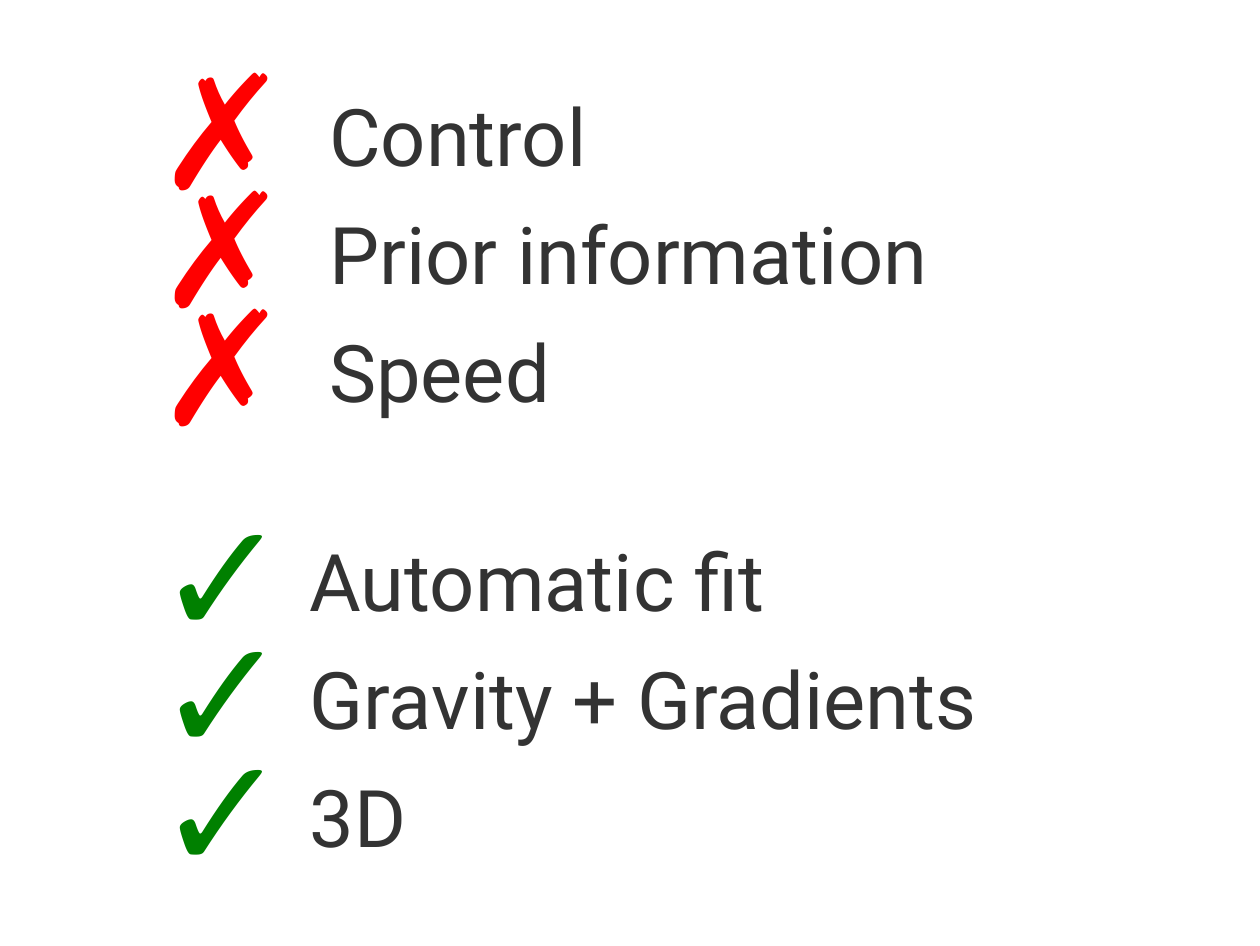
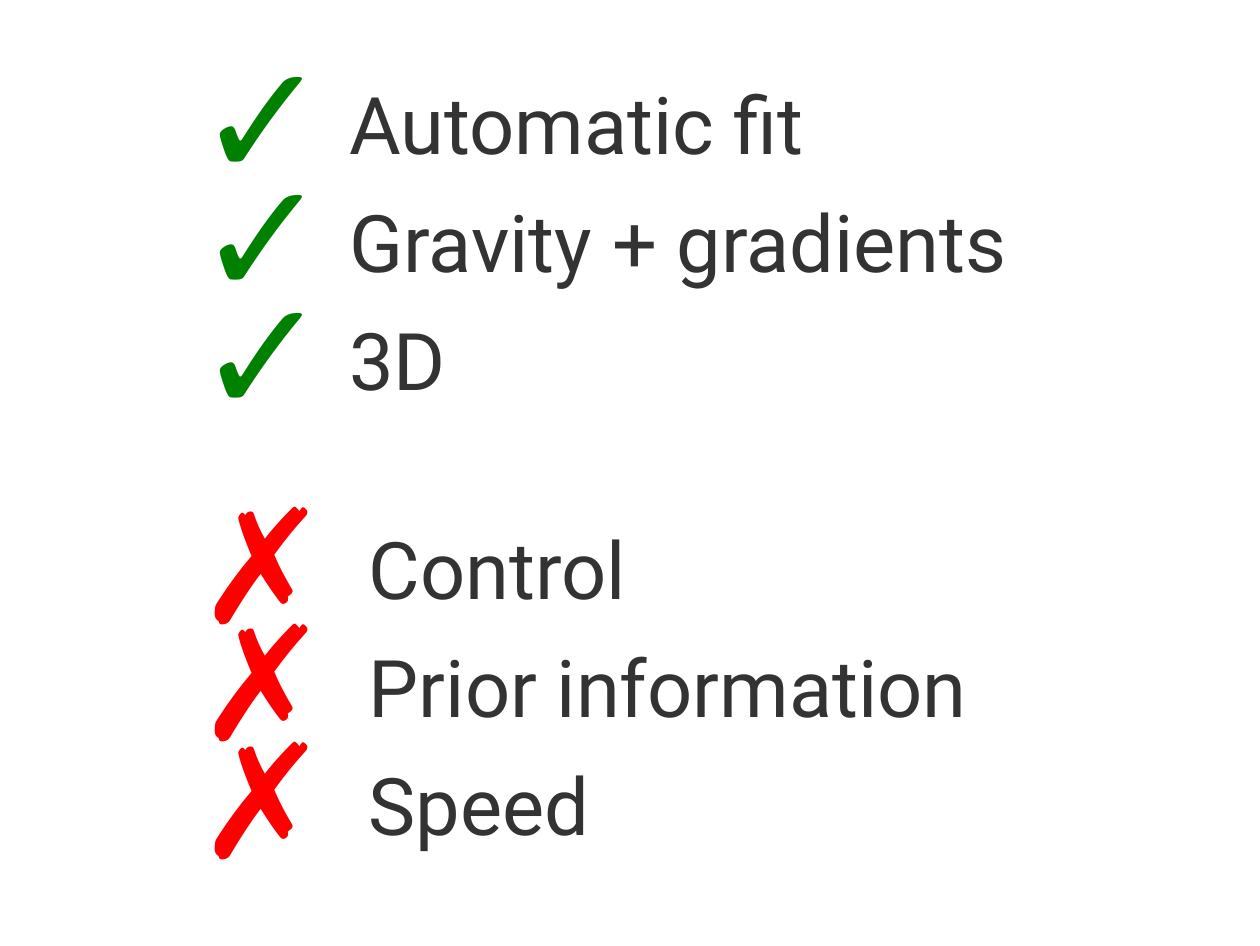
Before and after one commit to leouieda/gghs2012, a slide deck: slide 8 of presentation/uieda_barbosa_gghs2012.odp. Drawn at 1260x946 pixels with LibreOffice and Linux fonts; fonts in the diff are those of the drawing; background and template pictures are left out. Boxes give left, top, right and bottom in pixels: in the first picture for what was removed or moved away, otherwise in the second. Text is boxed around its words. In the diff, an @@ line names an element or a change of style, - is before the commit and + after.

```diff
--- a/presentation/uieda_barbosa_gghs2012.odp
+++ b/presentation/uieda_barbosa_gghs2012.odp
@@ text "Automatic fit": place and size @@
-text "Automatic fit" at [310, 106, 976, 848]
+text "Automatic fit" at [349, 93, 1007, 851]
@@ text at [349, 93, 1007, 391]: paragraphs added @@
+✓ Automatic fit
+✓ Gravity + gradients
+✓ 3D
@@ text at [310, 550, 976, 848]: paragraphs removed @@
-✓ Automatic fit
-✓ Gravity + Gradients
-✓ 3D
@@ text at [369, 775, 589, 851]: less space between paragraphs @@
```
Also in this commit, not shown: 1 other slide changed.
